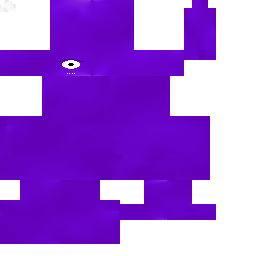
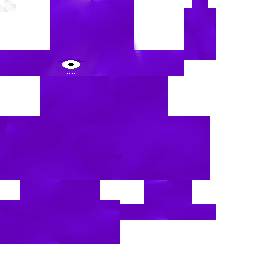
Layered file, before and after one edit (256 × 256). Changes by layer:
renamed "Belly" to "Body", showed it, moved it above "Leg", painted on it over [40, 76, 170, 116]
moved "Face" above "Head" over [58, 59, 84, 74]
renamed "Body" to "Head", painted on it over [40, 19, 170, 116]
renamed "Head" to "Spike", painted on it over [43, 19, 144, 76]
